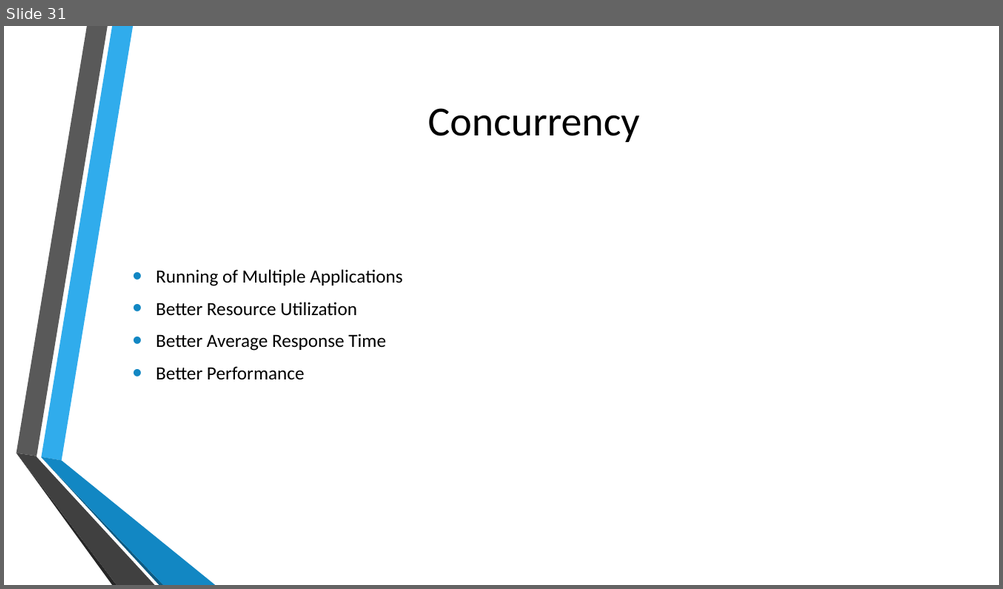
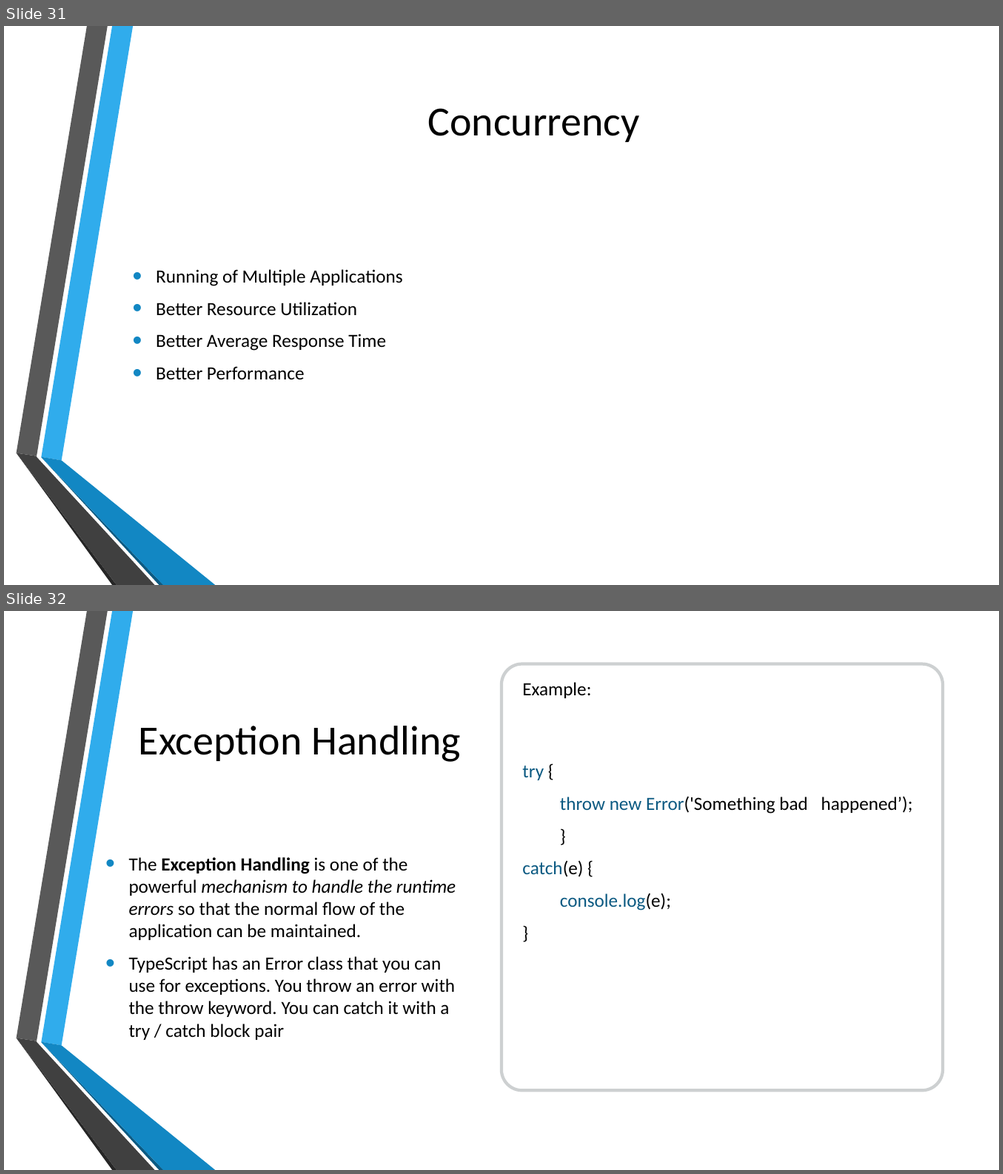
Before and after one commit to kalyank12/SoftwareParadigms, a slide deck: PPT/Group02-Component1.pptx. Shown one above the other, each under a label of ours: slide 31 before the commit, slides 31 and 32 after it. The pictures are 1003x589 and 1003x1174 pixels, drawn with LibreOffice and Linux fonts; fonts in the diff are those of the drawing; background and template pictures are left out. Boxes give left, top, right and bottom in pixels: in the first picture for what was removed or moved away, otherwise in the second. Text is boxed around its words. In the diff, an @@ line names an element or a change of style, - is before the commit and + after.

```diff
--- a/PPT/Group02-Component1.pptx
+++ b/PPT/Group02-Component1.pptx
@@ slide 32 added at box(4, 611, 999, 1170), background picture (left out) @@
@@ rounded rectangle added at box(502, 664, 942, 1091), fill #FFFFFF, outline #979D9F 3 pt @@
@@ text added at box(522, 682, 591, 698), 18 pt, text #000000 @@
+Example:
@@ title added at box(139, 726, 461, 762), 40 pt, text #000000 @@
+Exception Handling
@@ text added at box(522, 766, 913, 911), 18 pt, text #000000 @@
+try {
+throw new Error('Something bad happened’);
+}
+catch(e) {
+console.log(e);
+}
@@ text added at box(129, 857, 455, 1040), 18 pt, text #000000 @@
+• The Exception Handling is one of the powerful mechanism to handle the runtime errors so that the normal flow of the application can be maintained.
+• TypeScript has an Error class that you can use for exceptions. You throw an error with the throw keyword. You can catch it with a try / catch block pair
@@ group added at box(16, 611, 215, 1170): 6 freeform shapes @@
```
Also in this commit, not shown: 3 slides changed, 6 other slides added.
